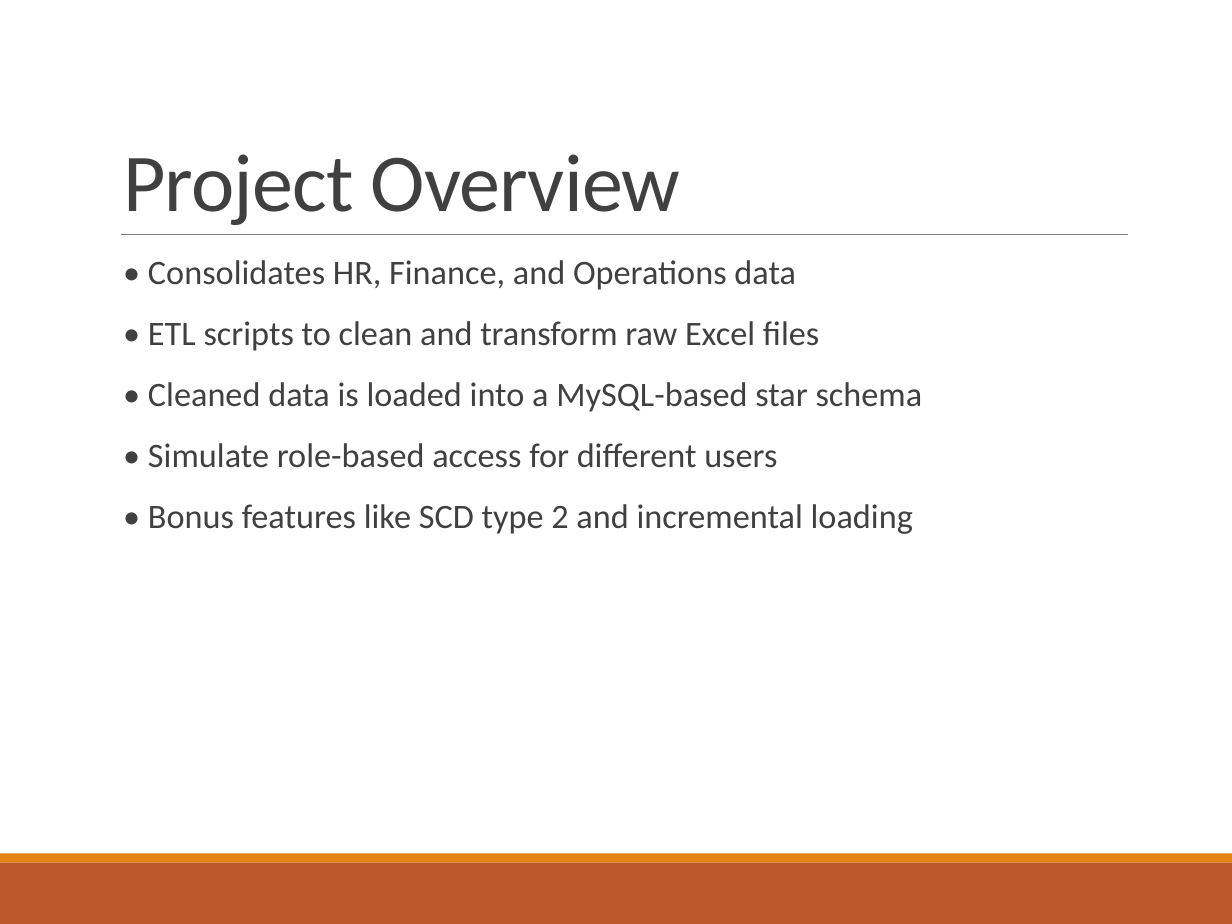
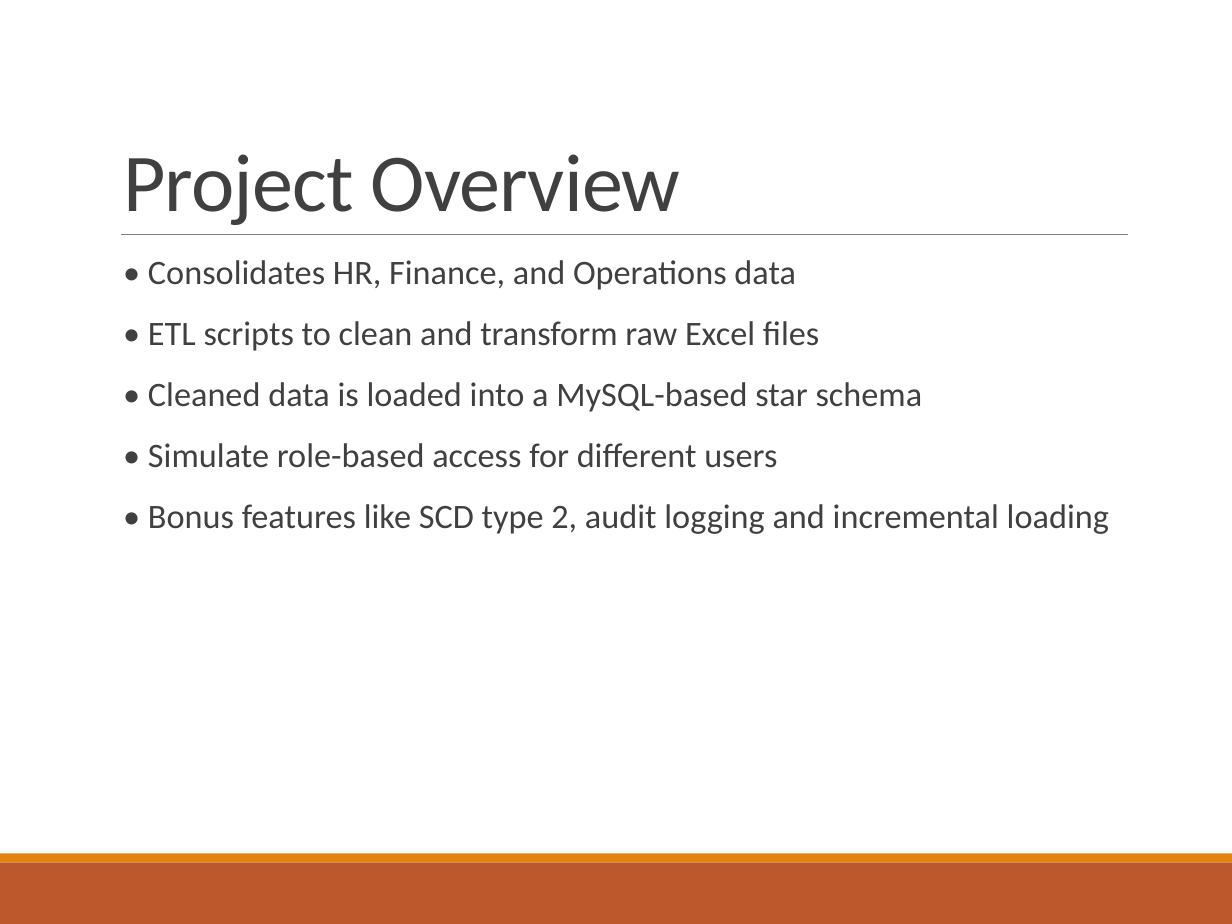
Before and after one commit to vamsiram7/DataWarehousingAssignment, a slide deck: slide 2 of DataWarehousingAssignment_Presentation.pptx. Drawn at 1232x924 pixels with LibreOffice and Linux fonts; fonts in the diff are those of the drawing. Boxes give left, top, right and bottom in pixels: in the first picture for what was removed or moved away, otherwise in the second. Text is boxed around its words. In the diff, an @@ line names an element or a change of style, - is before the commit and + after.

```diff
--- a/DataWarehousingAssignment_Presentation.pptx
+++ b/DataWarehousingAssignment_Presentation.pptx
@@ text at (148,504,1109,534): text changed @@
-  • Bonus features like SCD type 2 and incremental loading
+  • Bonus features like SCD type 2, audit logging and incremental loading
```
Also in this commit, not shown: 2 other slides changed, 3 other files.
